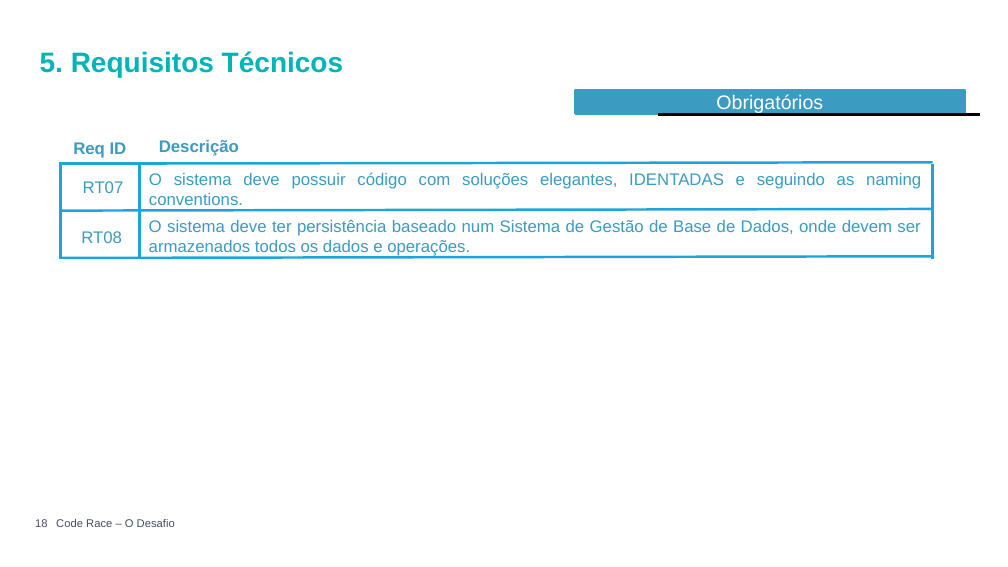
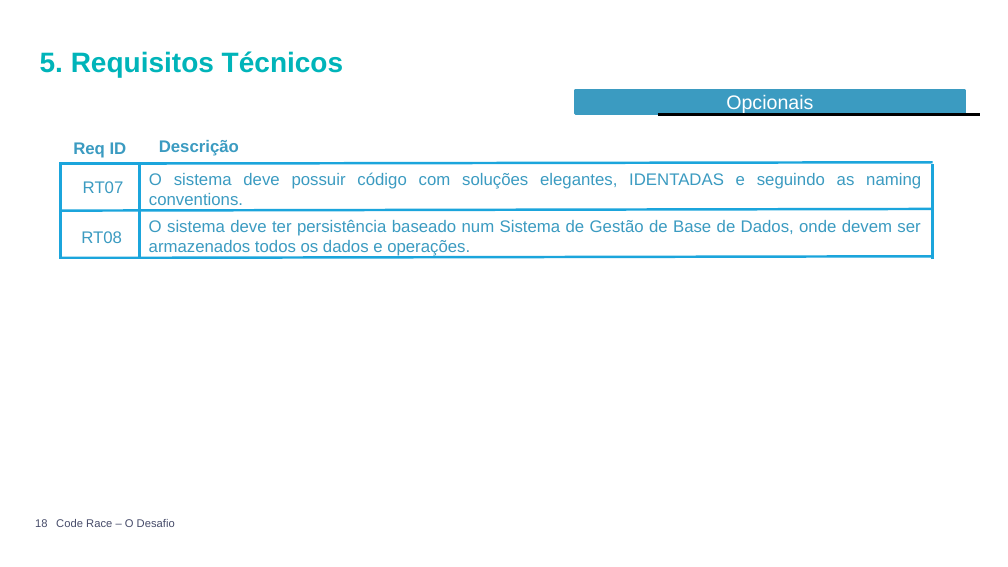
Before and after one commit to Hackathon-Altran/Docs, a slide deck: slide 18 of Challenge Presentation.PPTX. Drawn at 1008x567 pixels with LibreOffice and Linux fonts; fonts in the diff are those of the drawing; background and template pictures are left out. Boxes give left, top, right and bottom in pixels: in the first picture for what was removed or moved away, otherwise in the second. Text is boxed around its words. In the diff, an @@ line names an element or a change of style, - is before the commit and + after.

```diff
--- a/Challenge Presentation.PPTX
+++ b/Challenge Presentation.PPTX
@@ text in rectangle at box(726, 94, 813, 114): text changed @@
-Obrigatórios
+Opcionais
```
